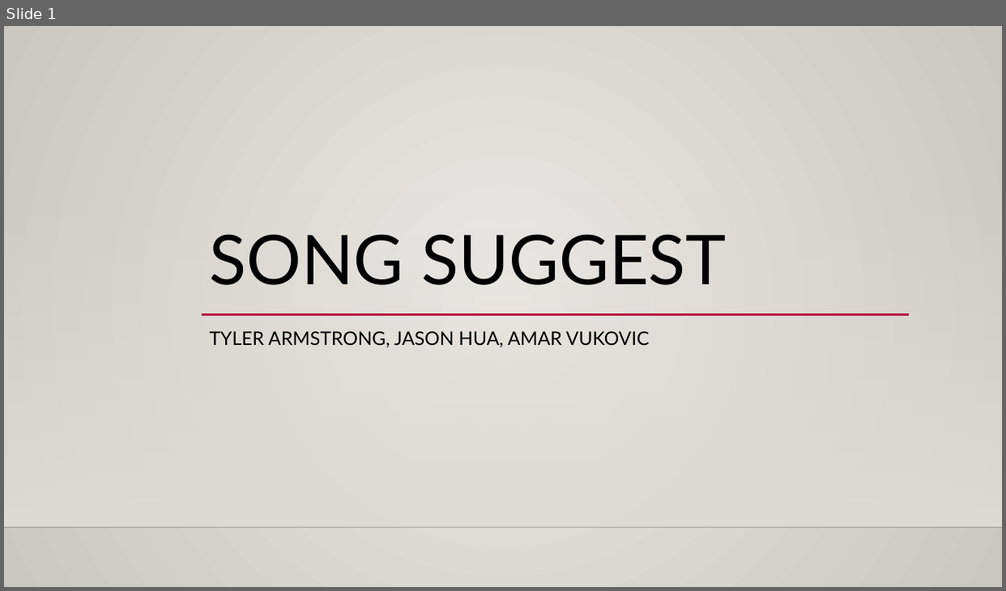
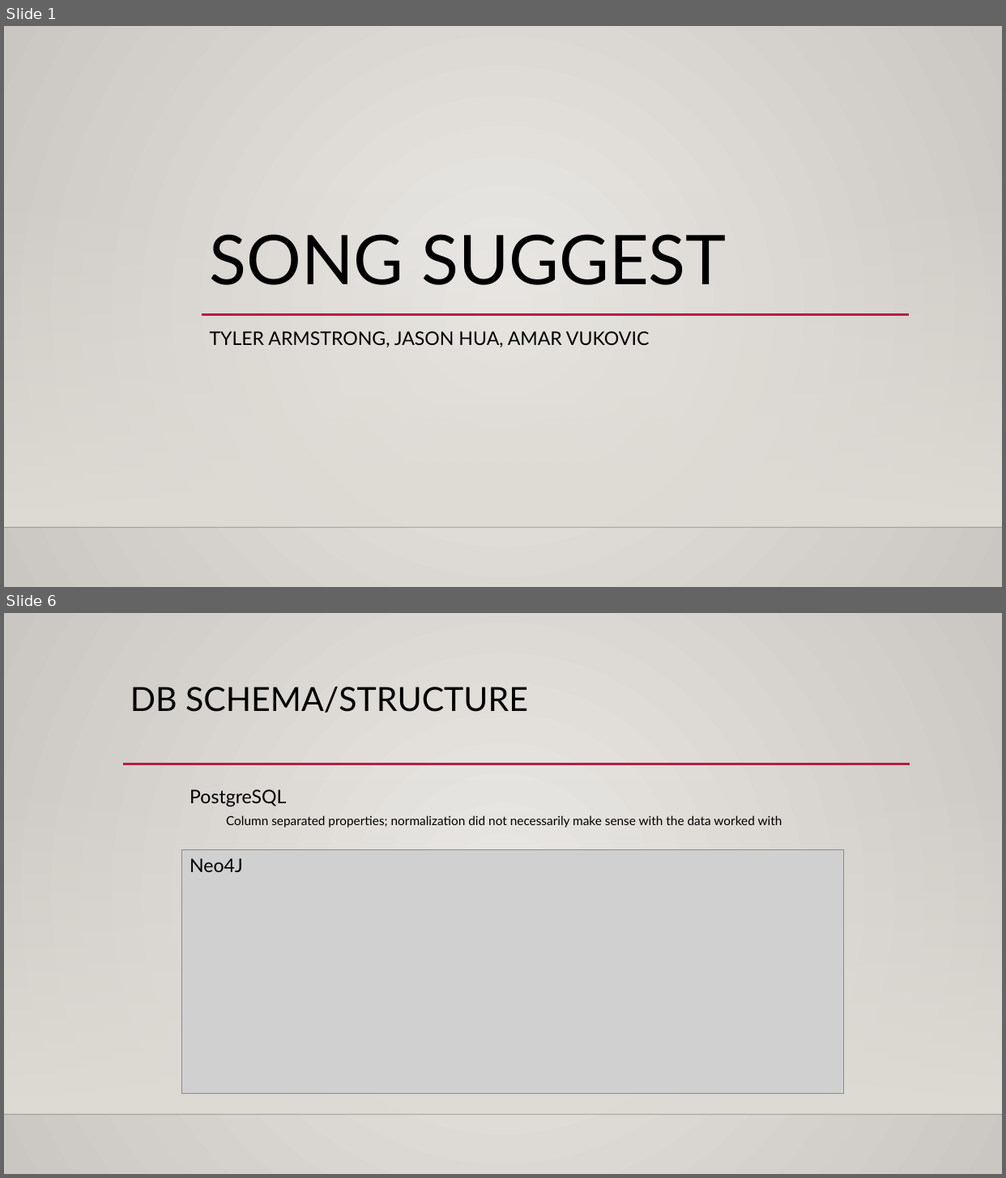
Before and after one commit to AMarinjo/song-suggest, a slide deck: SongSuggest.pptx. Shown one above the other, each under a label of ours: slide 1 before the commit, slides 1 and 6 after it; the slides between them are not shown. The pictures are 1006x591 and 1006x1178 pixels, drawn with LibreOffice and Linux fonts; fonts in the diff are those of the drawing; grey boxes stand for pictures; background and template pictures are left out. Boxes give left, top, right and bottom in pixels: in the first picture for what was removed or moved away, otherwise in the second. Text is boxed around its words. In the diff, an @@ line names an element or a change of style, - is before the commit and + after.

```diff
--- a/SongSuggest.pptx
+++ b/SongSuggest.pptx
@@ slide 6 added at [4,613,1002,1174], background gradient #ECEAE7 to #CAC7C1; not listed: 2 template elements that a slide beside it also shows @@
@@ title added at [130,686,528,713], 32 pt, text #000000 @@
+DB SCHEMA/STRUCTURE
@@ line added from (123, 764) to (910, 764), #B71E42 2.5 pt @@
@@ text added at [189,790,286,807], 18 pt, text #000000 @@
+PostgreSQL
@@ text added at [226,815,782,828], 12 pt, text #000000 @@
+Column separated properties; normalization did not necessarily make sense with the data worked with
@@ picture added at [182,850,844,1093] @@
@@ text added at [189,858,243,872], 18 pt, text #000000 @@
+Neo4J
```
Also in this commit, not shown: 7 slides changed, 3 other slides added, 2 slides removed.
